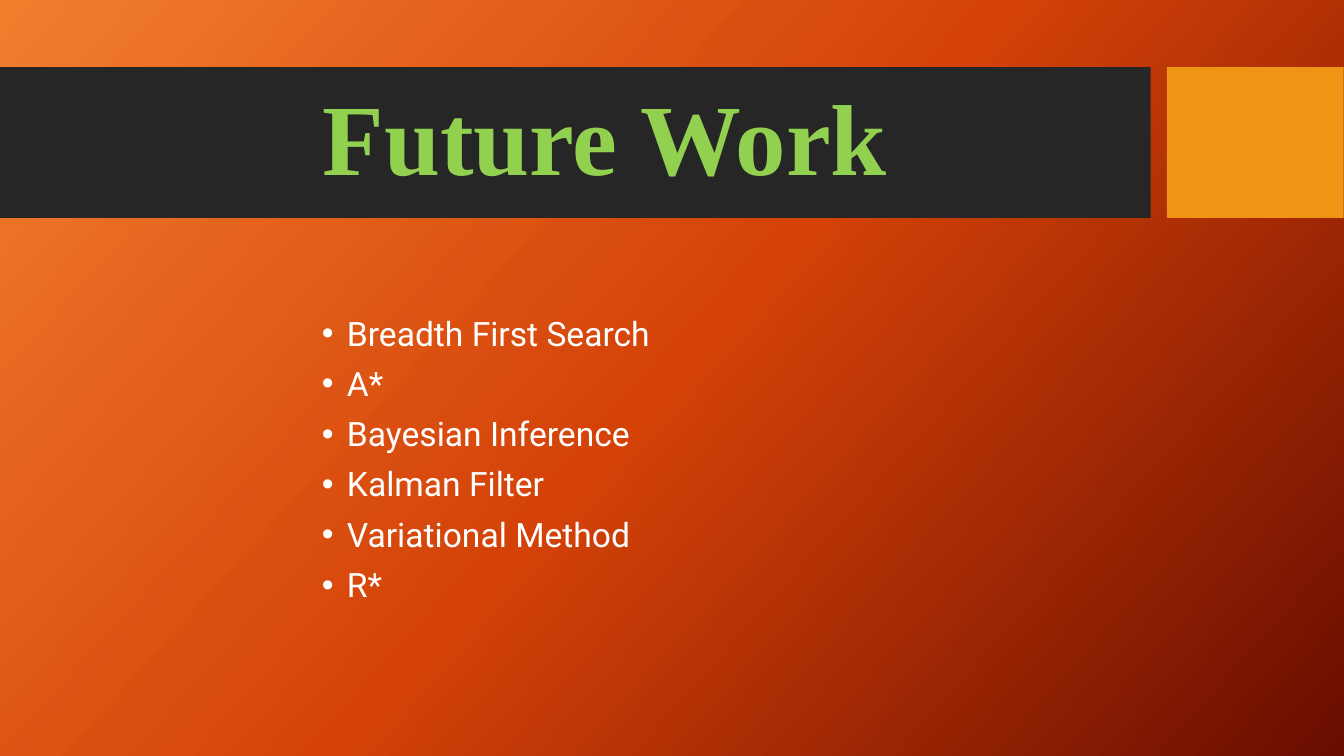
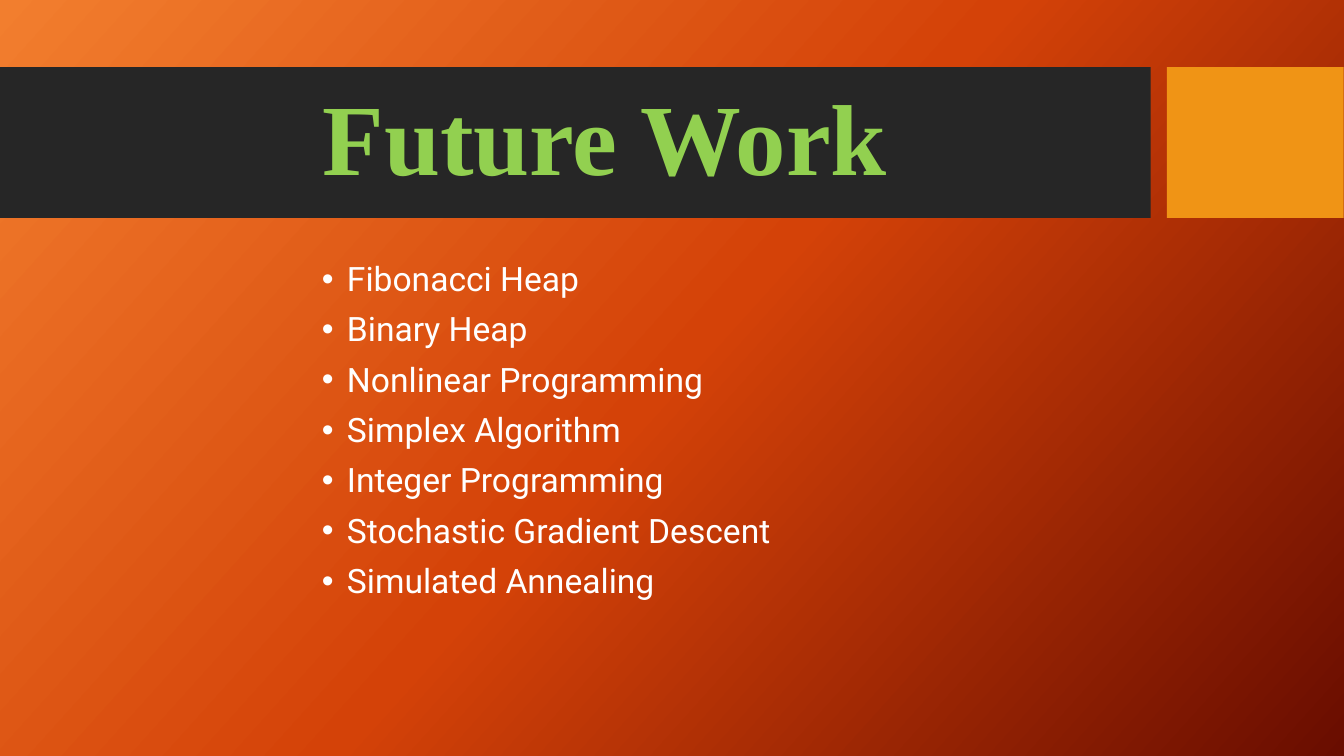
Before and after one commit to jschutkeker/AI_Cheat_Sheet, a slide deck: slide 9 of AI_Cheat_Sheet.pptx (slide 8 before the commit). Drawn at 1344x756 pixels with LibreOffice and Linux fonts; fonts in the diff are those of the drawing; background and template pictures are left out. Boxes give left, top, right and bottom in pixels: in the first picture for what was removed or moved away, otherwise in the second. Text is boxed around its words. In the diff, an @@ line names an element or a change of style, - is before the commit and + after.

Commit message:
Dynamic Programming

```diff
--- a/AI_Cheat_Sheet.pptx
+++ b/AI_Cheat_Sheet.pptx
@@ text at (x1=347, y1=265, x2=770, y2=600): text changed @@
-• Breadth First Search
-• A*
-• Bayesian Inference
-• Kalman Filter
-• Variational Method
-• R*
+• Fibonacci Heap
+• Binary Heap
+• Nonlinear Programming
+• Simplex Algorithm
+• Integer Programming
+• Stochastic Gradient Descent
+• Simulated Annealing
```
Also in this commit, not shown: 3 other slides changed, 1 slide added.
